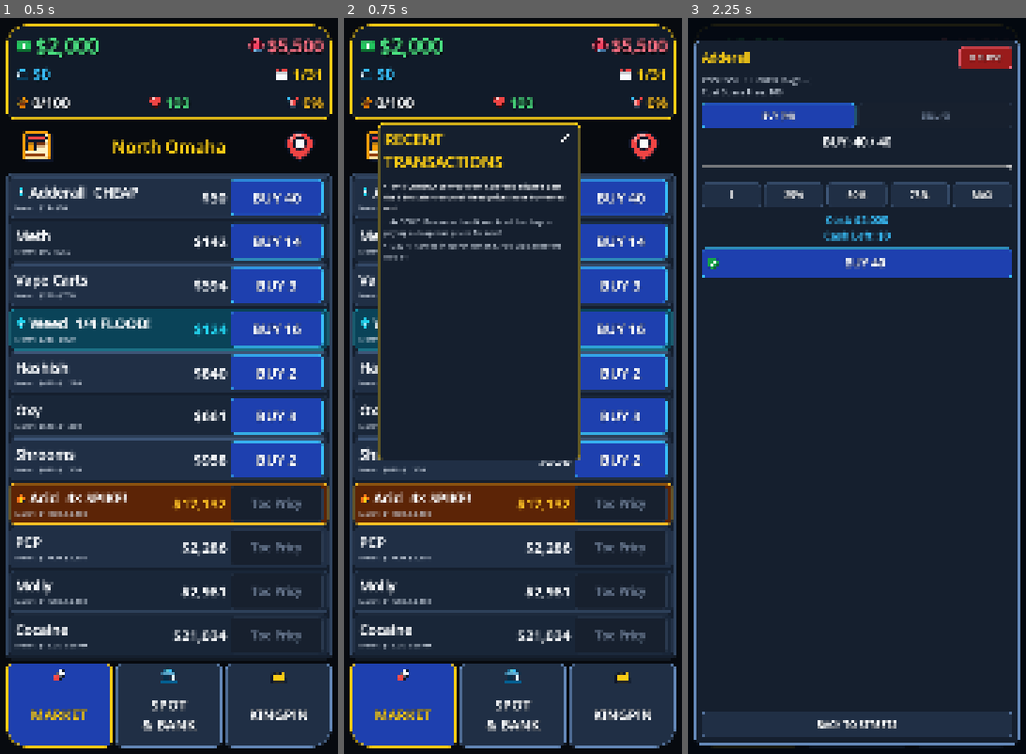
Above: before the commit, frames 1-3 (left to right).
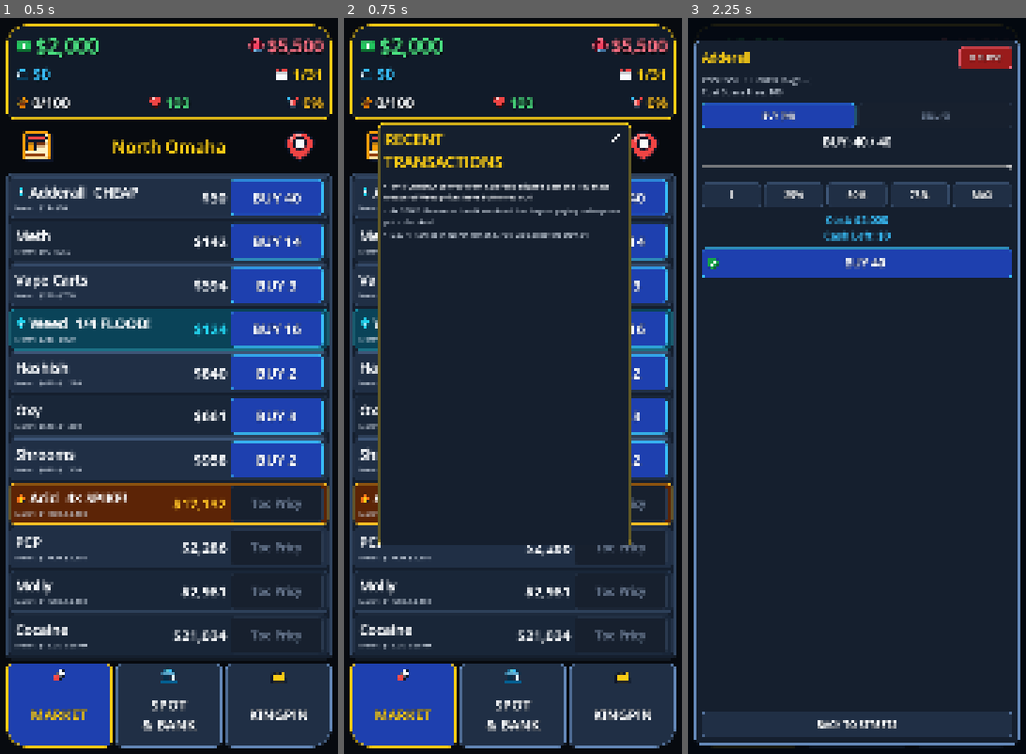
Above: after the commit, the same moments.

Repository: TimGoergen/dope-wars
Game: Godot game, scene res://Main.tscn
Two runs of this game, one before a commit and one after it. Both use one fixed random seed, a clock stepped at 60 frames per second and the inputs below.
Inputs (mouse positions are in pixels of both pictures, inside the frame that each line leads up to):
- Up to frame 1 (0.5 s): no input
- Up to frame 2 (0.75 s): click (381, 143) at 0.52 s
- Up to frame 3 (2.25 s): click (988, 143) at 1.27 s; click (809, 194) at 2.02 s

Frame 1 is identical in both runs. In frame 2, 13% of the frame differs, in the area x 10-85%, y 14-72%; in frame 3, nothing differs.

Commit message:
Reduce right margin of recent transactions dialog by 50% and increase height by 25%

Diff:
--- a/game/scripts/Main.gd
+++ b/game/scripts/Main.gd
@@ -198,7 +198,7 @@
 
 	_news_expand_panel = PanelContainer.new()
 	_news_expand_panel.visible = false
-	_news_expand_panel.size = Vector2(648, 1080)
+	_news_expand_panel.size = Vector2(810, 1349)
 	_news_expand_panel.mouse_filter = Control.MOUSE_FILTER_STOP
 	_news_expand_panel.add_theme_stylebox_override("panel", UiPalette.make_box(UiPalette.PANEL_BG, UiPalette.GOLD_ACCENT, 16, 4, 20, 18))
 	_news_overlay.add_child(_news_expand_panel)
@@ -854,14 +854,14 @@
 	if vp_size.x <= 0.0 or vp_size.y <= 0.0:
 		vp_size = Vector2(1080.0, 2400.0)
 
-	# Fixed size & margins: 10% left margin (108px), 30% right margin (324px -> width 648px),
-	# same top height as the news strip, bottom reaches down to 40% from the bottom (y = 1440px).
+	# Fixed size & margins: 10% left margin (108px), 15% right margin (162px -> width 810px),
+	# same top height as the news strip, height increased by 25% over the previous 60%-bottom span.
 	var left_x := roundf(vp_size.x * 0.10)
-	var right_margin := roundf(vp_size.x * 0.30)
+	var right_margin := roundf(vp_size.x * 0.15)
 	var card_w := vp_size.x - left_x - right_margin
 	var top_y := _scanner_card.get_global_rect().position.y
 	var bottom_y := roundf(vp_size.y * 0.60)
-	var target_h := maxi(300, int(roundf(bottom_y - top_y)))
+	var target_h := maxi(300, int(roundf((bottom_y - top_y) * 1.25)))
 
 	_news_expand_vbox.custom_minimum_size = Vector2(card_w - 48.0, 0.0)
 
--- a/game/sim/UiLayoutTest.gd
+++ b/game/sim/UiLayoutTest.gd
@@ -40,7 +40,7 @@
 		push_error("FAIL [Split Strip & SVG Icons]: loc='%s' travel_icon=%s news_size=%s day='%s'" % [loc_lbl.text, str(travel_btn.icon), str(news_icon_rect.size if news_icon_rect else Vector2.ZERO), day_lbl.text])
 		quit(1)
 		return
-	for icon_key in ["cash", "shark", "bank", "calendar", "coat", "heart", "siren", "newspaper", "newsp …(241 unchanged characters)…
+	for icon_key in ["cash", "dollar", "shark", "bank", "calendar", "coat", "inventory", "heart", "siren", "newspaper", "newsp …(241 unchanged characters)…
 		var tex := UiIcons.get_icon(icon_key, 64)
 		if tex == null or tex.get_width() != 64 or tex.get_height() != 64:
 			push_error("FAIL [UiIcons SVG Rasterizer]: icon '%s' failed to rasterize (tex=%s)" % [icon_key, str(tex)])
@@ -54,8 +54,9 @@
 	var exp_panel: PanelContainer = main._news_expand_panel
 	var news_title: Label = main._news_title_lbl
 	var news_close: Button = main._news_close_btn
-	if not exp_panel.visible or not main._news_overlay.visible or not is_equal_approx(exp_panel.position.x, 108.0) or not is_equal_approx(exp_panel.size.x, 648.0) or not is_equal_approx(exp_panel.position.y + exp_panel.size.y, 1440.0) or news_title.get_theme_font_size("font_size") != 50 or news_close.icon != UiIcons.get_icon("close_x", 44):
-		push_error("FAIL [News Popup Layout]: visible=%s pos=%s size=%s title_sz=%d close_icon=%s" % [str(exp_panel.visible), str(exp_panel.position), str(exp_panel.size), news_title.get_theme_font_size("font_size"), str(news_close.icon)])
+	var expected_h := roundf((1440.0 - scanner_card.get_global_rect().position.y) * 1.25)
+	if not exp_panel.visible or not main._news_overlay.visible or not is_equal_approx(exp_panel.position.x, 108.0) or not is_equal_approx(exp_panel.size.x, 810.0) or not is_equal_approx(exp_panel.size.y, expected_h) or news_title.get_theme_font_size("font_size") != 50 or news_close.icon != UiIcons.get_icon("close_x", 44):
+		push_error("FAIL [News Popup Layout]: visible=%s pos=%s size=%s expected_h=%.1f title_sz=%d close_icon=%s" % [str(exp_panel.visible), str(exp_panel.position), str(exp_panel.size), expected_h, news_title.get_theme_font_size("font_size"), str(news_close.icon)])
 		quit(1)
 		return
 	main._set_news_expanded(false)
